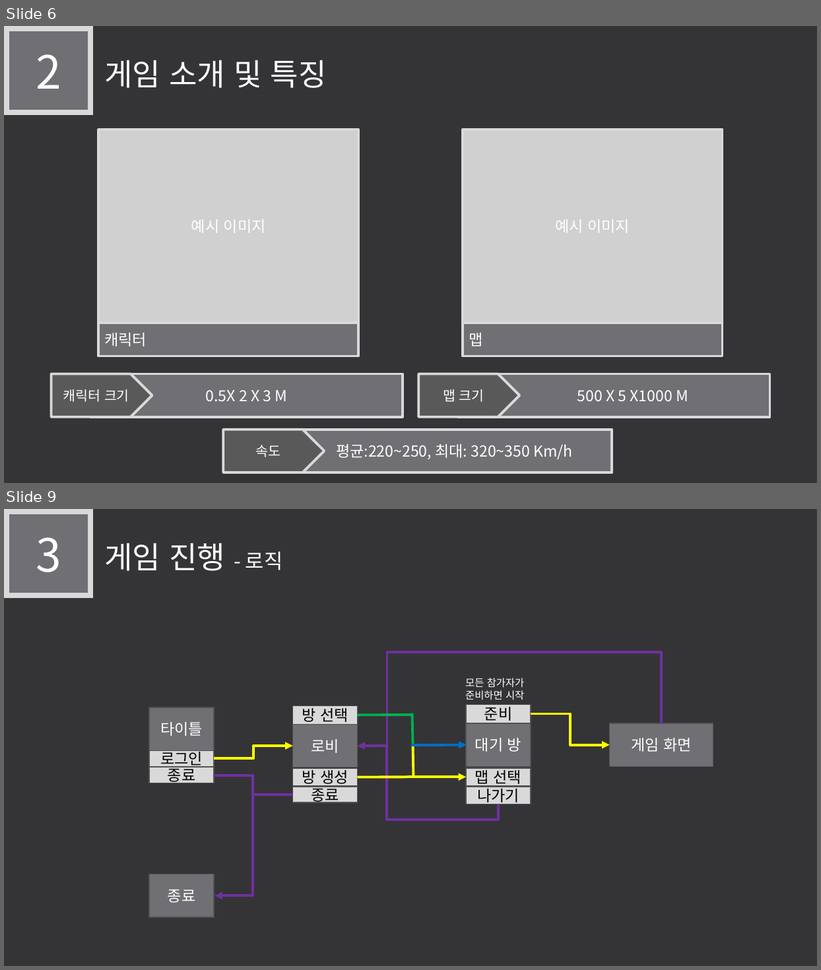
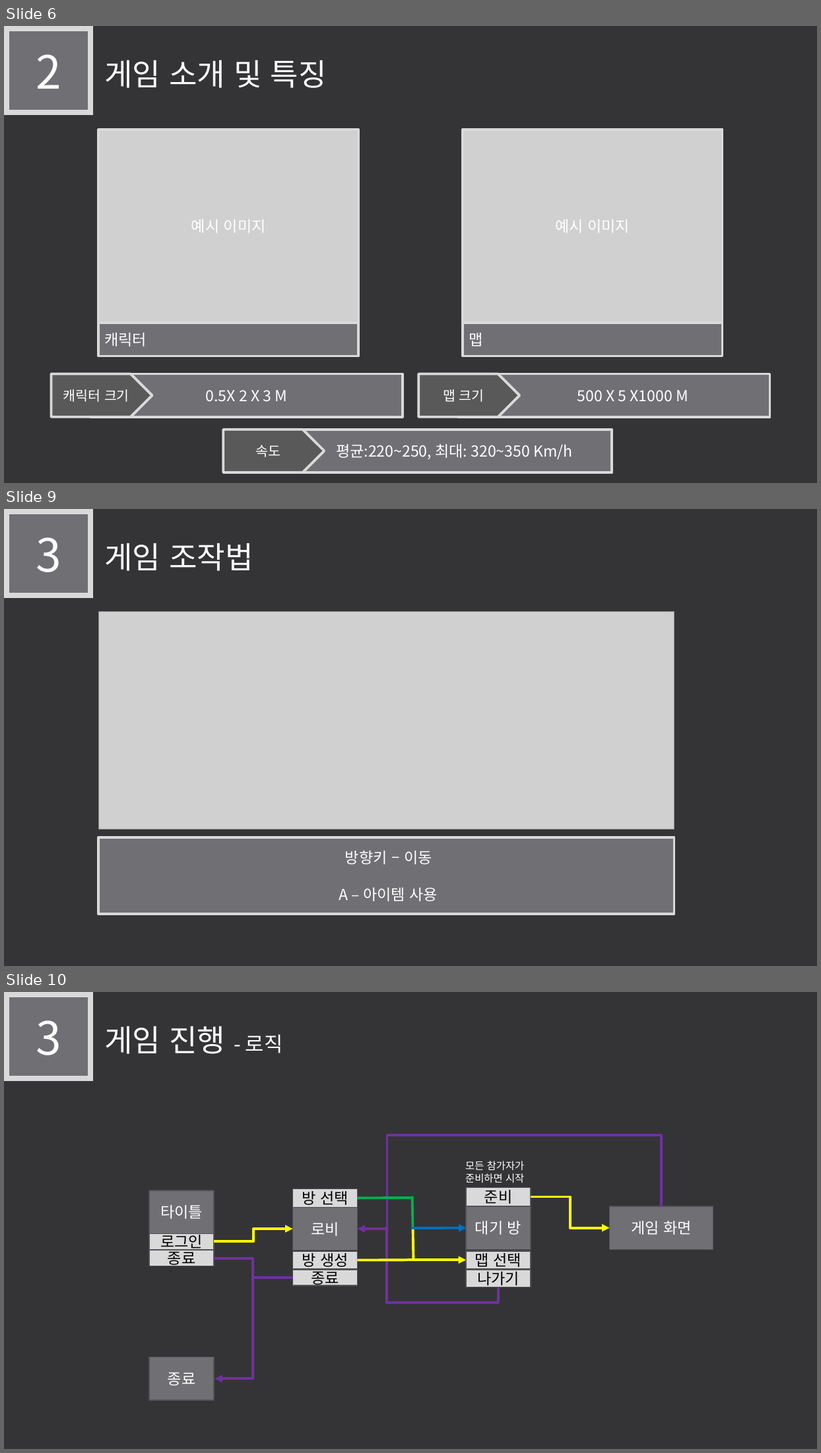
Before and after one commit to LEGO0937/Our_Project, a slide deck: 기획단계/졸작 제안서_α.pptx. Shown one above the other, each under a label of ours: slides 6 and 9 before the commit, slides 6, 9 and 10 after it; the slides between them are not shown. The pictures are 821x970 and 821x1453 pixels, drawn with LibreOffice and Linux fonts; fonts in the diff are those of the drawing; grey boxes stand for pictures. Boxes give left, top, right and bottom in pixels: in the first picture for what was removed or moved away, otherwise in the second. Text is boxed around its words. In the diff, an @@ line names an element or a change of style, - is before the commit and + after.

Commit message:
최종 수정
Need 어휘수정 원하는 ->필요한
조작법 추가 - 볼거없어도 넣기

```diff
--- a/기획단계/졸작 제안서_α.pptx
+++ b/기획단계/졸작 제안서_α.pptx
@@ slide 9 added at <box>4,509,817,966</box>, background #353537 @@
@@ rectangle added at <box>7,512,90,595</box>, fill #6F6F74, outline #D9D9D9 6 pt, 54 pt, text #FFFFFF @@
+3
@@ text added at <box>104,543,253,571</box>, 36 pt, text #FFFFFF @@
+게임 조작법
@@ picture added at <box>98,612,675,830</box> @@
@@ rectangle added at <box>98,838,675,915</box>, fill #6F6F74, outline #D9D9D9 3 pt, 18 pt, text #FFFFFF @@
+방향키 – 이동
+A – 아이템 사용
@@ what was slide 9 is now slide 10 @@
```
Also in this commit, not shown: 6 slides changed, 2 slides removed.
